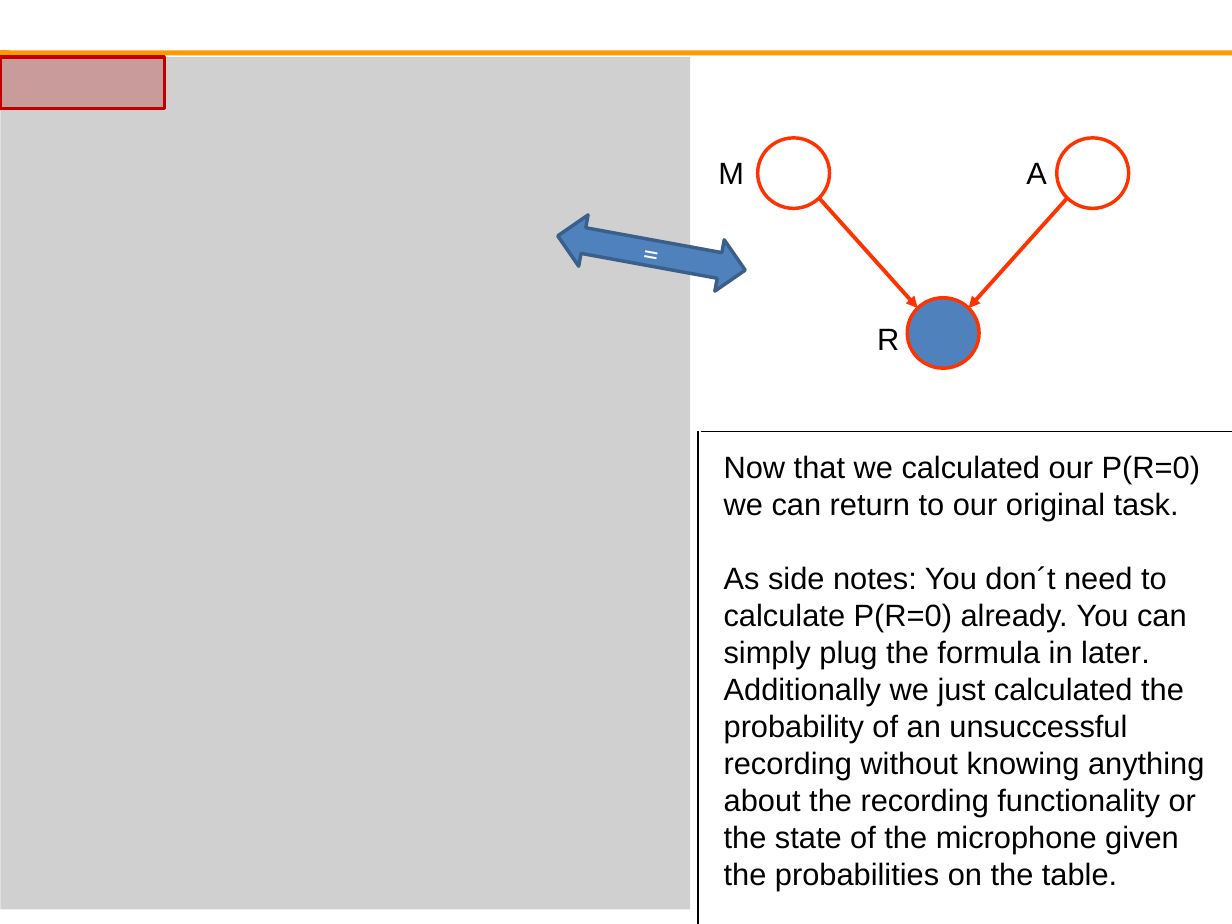
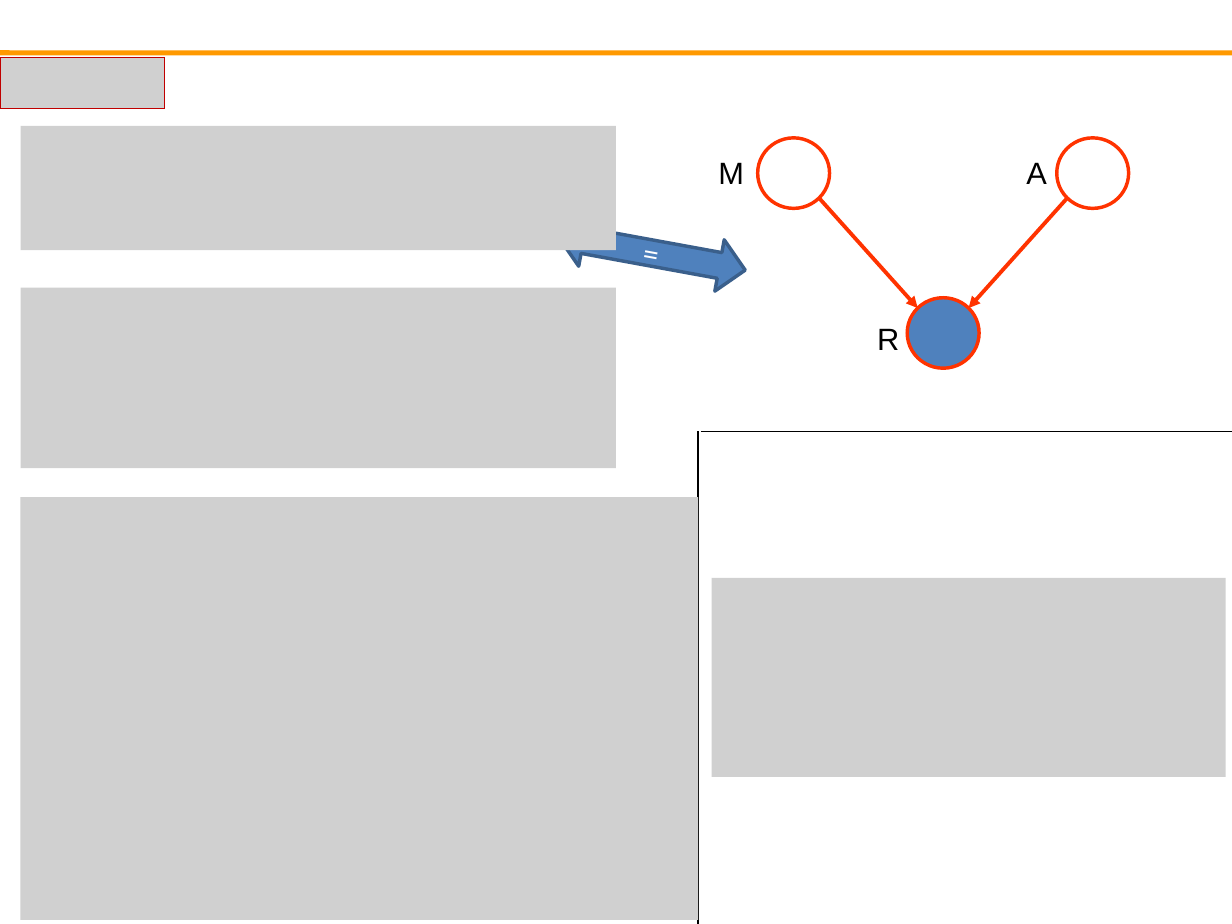
Before and after one commit to fabian9697/IANN_group30, a slide deck: slide 8 of Homework_Neuroinformatic/Assignment 1/Task12_Group30.pptx. Drawn at 1232x924 pixels with LibreOffice and Linux fonts; fonts in the diff are those of the drawing; grey boxes stand for pictures; background and template pictures are left out. Boxes give left, top, right and bottom in pixels: in the first picture for what was removed or moved away, otherwise in the second. Text is boxed around its words. In the diff, an @@ line names an element or a change of style, - is before the commit and + after.

```diff
--- a/Homework_Neuroinformatic/Assignment 1/Task12_Group30.pptx
+++ b/Homework_Neuroinformatic/Assignment 1/Task12_Group30.pptx
@@ picture removed at (x1=0, y1=57, x2=690, y2=909) @@
@@ rectangle removed at (x1=0, y1=57, x2=164, y2=108) @@
@@ picture added at (x1=0, y1=57, x2=164, y2=108) @@
@@ picture added at (x1=21, y1=126, x2=616, y2=250) @@
@@ picture added at (x1=21, y1=288, x2=616, y2=469) @@
@@ text removed at (x1=724, y1=455, x2=1204, y2=890) @@
-Now that we calculated our P(R=0) we can return to our original task.
-As side notes: You don´t need to calculate P(R=0) already. You can simply plug the formula in later.
-Additionally we just calculated the probability of an unsuccessful recording without knowing anything about the recording functionality or the state of the microphone given the probabilities on the table.
@@ picture added at (x1=21, y1=496, x2=699, y2=919) @@
@@ picture added at (x1=712, y1=578, x2=1226, y2=777) @@
```
Also in this commit, not shown: 5 other slides changed.
